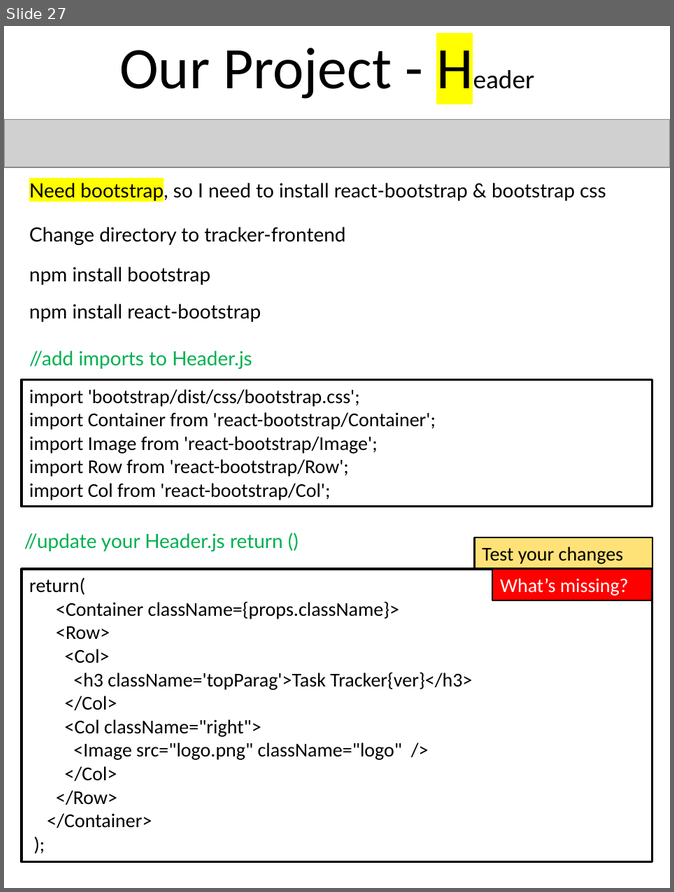
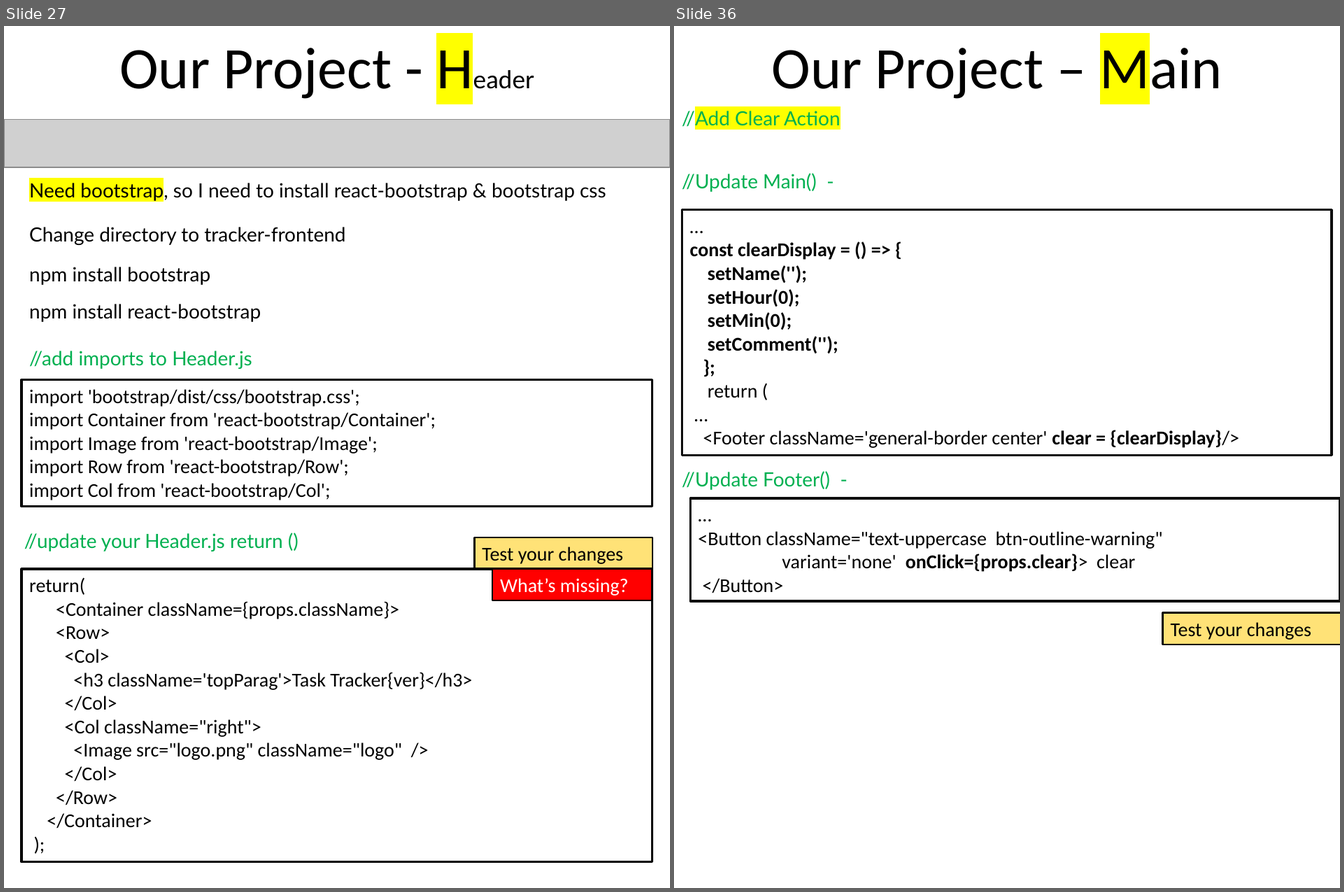
Before and after one commit to scorpion0511/mytracker, a slide deck: doc/React.pptx. Shown side by side, each under a label of ours: slide 27 before the commit, slides 27 and 36 after it; the slides between them are not shown. The pictures are 674x892 and 1344x892 pixels, drawn with LibreOffice and Linux fonts; fonts in the diff are those of the drawing; grey boxes stand for pictures. Boxes give left, top, right and bottom in pixels: in the first picture for what was removed or moved away, otherwise in the second. Text is boxed around its words. In the diff, an @@ line names an element or a change of style, - is before the commit and + after.

```diff
--- a/doc/React.pptx
+++ b/doc/React.pptx
@@ slide 36 added at (674,26,1340,888), background #FFFFFF @@
@@ text added at (771,40,1223,102), 54 pt, text #000000 @@
+Our Project – Main
@@ text added at (682,109,841,130), 18 pt, text #00B050 @@
+//Add Clear Action
@@ text added at (682,173,817,192), 18 pt, text #00B050 @@
+//Update Main() -
@@ rectangle added at (682,210,1332,456), outline #0D0D0D 2.25 pt, 18 pt, text #000000, bold @@
+…
+const clearDisplay = () => {
+setName('');
+setHour(0);
+setMin(0);
+setComment('');
+};
+return (
+…
+<Footer className='general-border center' clear = {clearDisplay}/>
@@ text added at (682,471,830,490), 18 pt, text #00B050 @@
+//Update Footer() -
@@ rectangle added at (691,498,1340,601), outline #0D0D0D 2.25 pt, 18 pt, text #000000 @@
+…
+<Button className="text-uppercase btn-outline-warning"
+variant='none' onClick={props.clear}> clear
+</Button>
@@ rectangle added at (1163,613,1340,645), fill #FFE277, outline #000000 1.5 pt, 18 pt, text #000000 @@
+Test your changes
```
Also in this commit, not shown: 2 slides changed, 6 other slides added.
